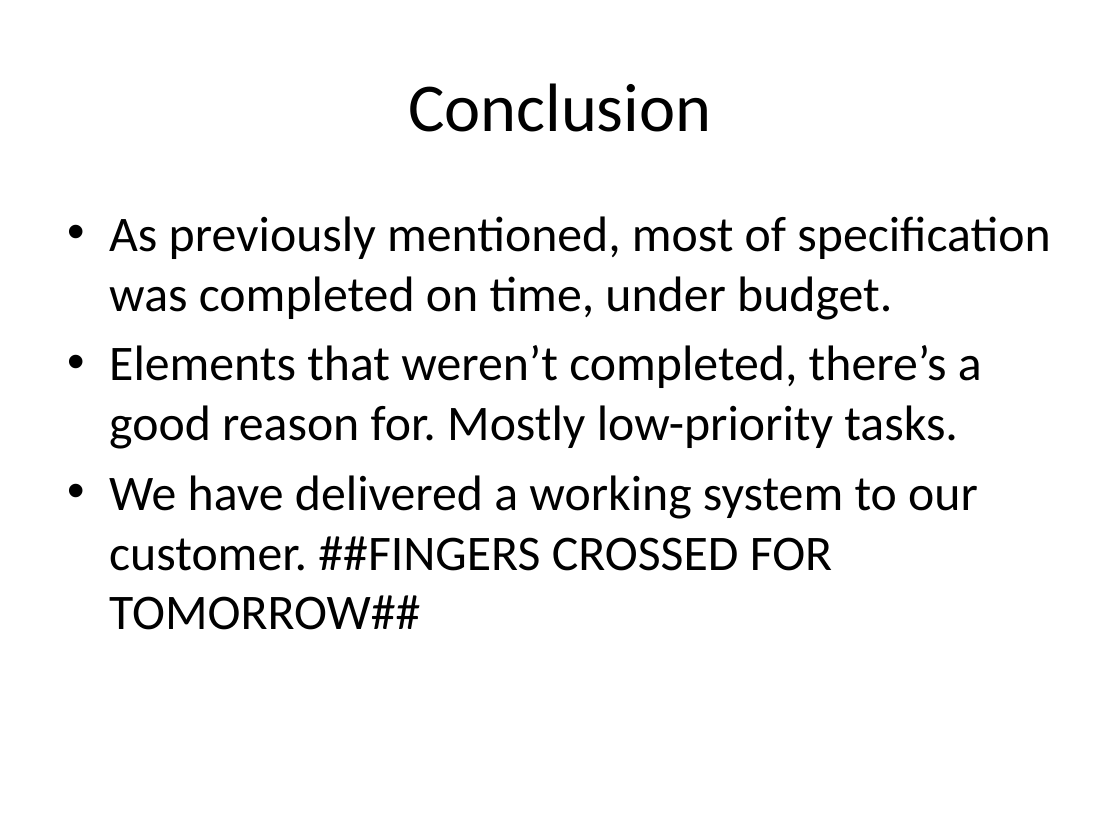
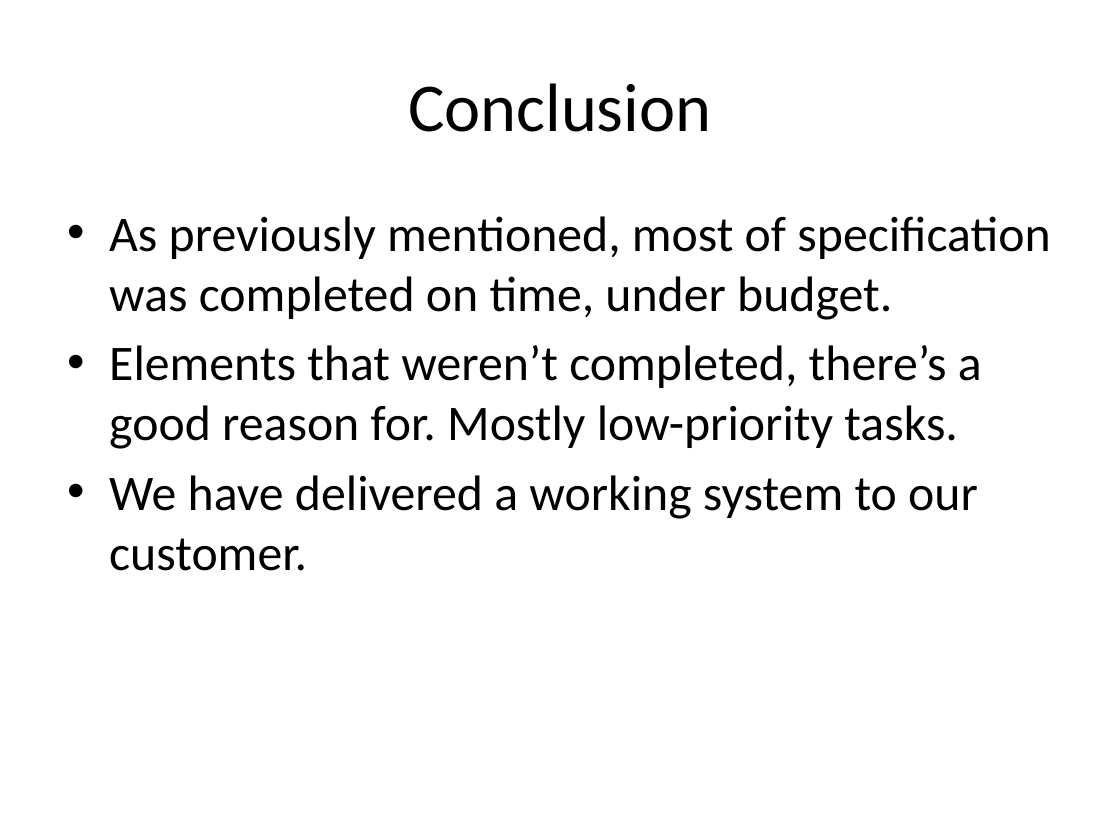
Before and after one commit to uavcamera/uavcamera, a slide deck: slide 42 of documents/finalpresentation/GDP Group 18 pres.pptx. Drawn at 1120x840 pixels with LibreOffice and Linux fonts; fonts in the diff are those of the drawing. Boxes give left, top, right and bottom in pixels: in the first picture for what was removed or moved away, otherwise in the second. Text is boxed around its words. In the diff, an @@ line names an element or a change of style, - is before the commit and + after.

Commit message:
Add final version of final presentation

```diff
--- a/documents/finalpresentation/GDP Group 18 pres.pptx
+++ b/documents/finalpresentation/GDP Group 18 pres.pptx
@@ text at box(109, 475, 978, 571): text changed @@
-• We have delivered a working system to our customer. ##FINGERS CROSSED FOR TOMORROW##
+• We have delivered a working system to our customer.
```
Also in this commit, not shown: 5 other slides changed.
